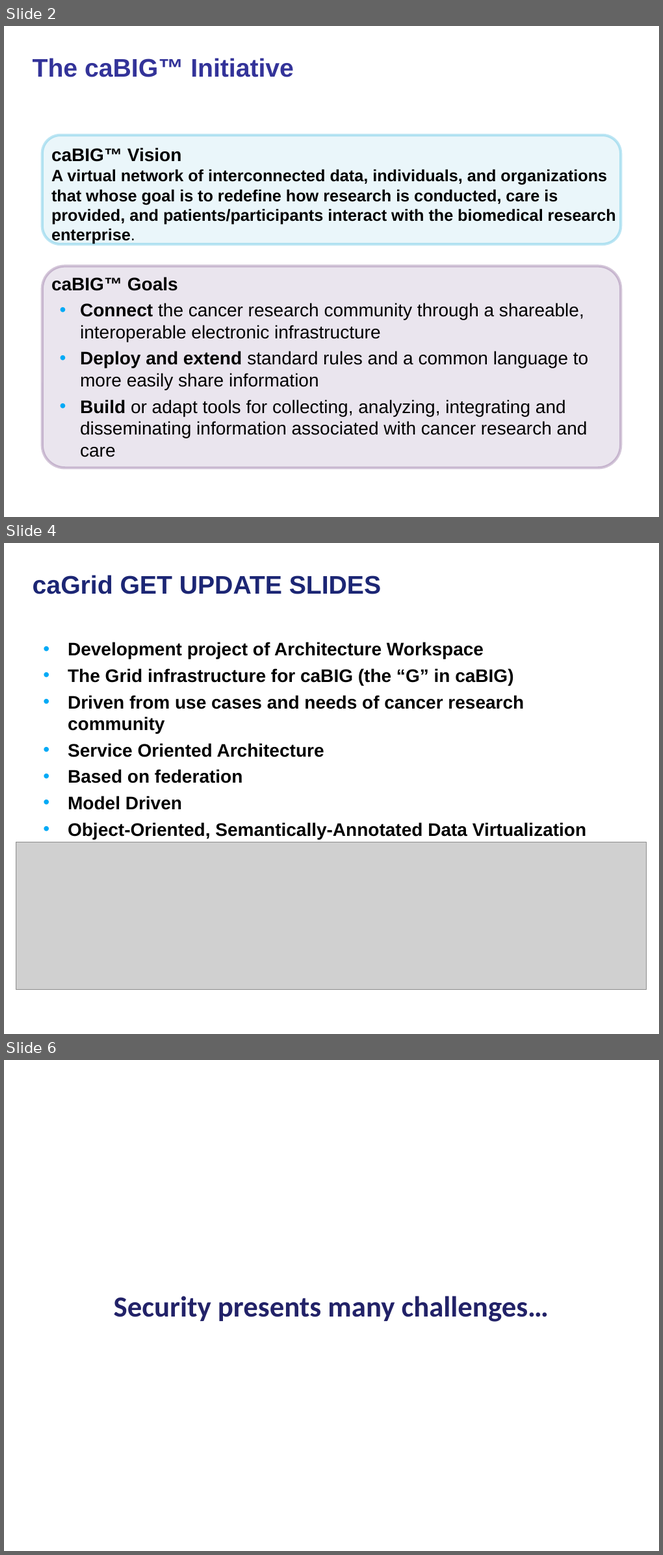
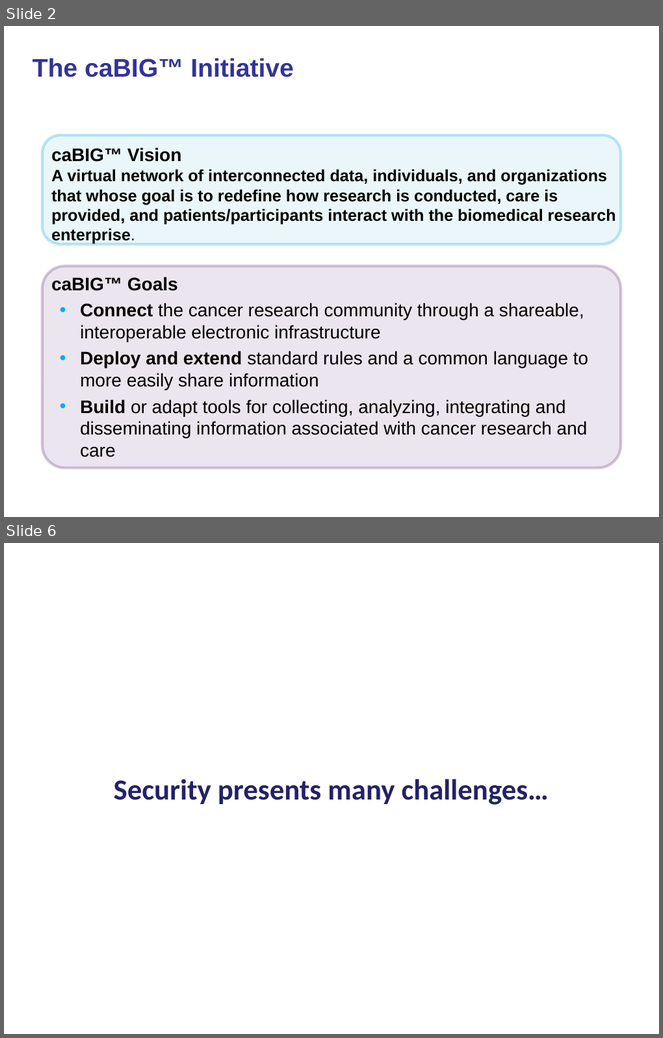
Before and after one commit to NCIP/cagrid-docs, a slide deck: presentations/security/caBIG-security-challenges-healthgrid-2008.ppt. Shown one above the other, each under a label of ours: slides 2, 4 and 6 before the commit, slides 2 and 6 after it; the slides between them are not shown. The pictures are 663x1555 and 663x1038 pixels, drawn with LibreOffice and Linux fonts; fonts in the diff are those of the drawing; grey boxes stand for pictures; background and template pictures are left out. Boxes give left, top, right and bottom in pixels: in the first picture for what was removed or moved away, otherwise in the second. Text is boxed around its words. In the diff, an @@ line names an element or a change of style, - is before the commit and + after.

```diff
--- a/presentations/security/caBIG-security-challenges-healthgrid-2008.ppt
+++ b/presentations/security/caBIG-security-challenges-healthgrid-2008.ppt
@@ slide 4 removed at [4, 543, 659, 1034], background picture (left out) @@
@@ title removed at [33, 575, 381, 594] @@
-caGrid GET UPDATE SLIDES
@@ text removed at [68, 642, 586, 839] @@
-• Development project of Architecture Workspace
-• The Grid infrastructure for caBIG (the “G” in caBIG)
-• Driven from use cases and needs of cancer research community
-• Service Oriented Architecture
-• Based on federation
-• Model Driven
-• Object-Oriented, Semantically-Annotated Data Virtualization
@@ picture removed at [16, 843, 646, 990] @@
```
Also in this commit, not shown: 4 slides changed, 3 slides added, 3 other slides removed.
